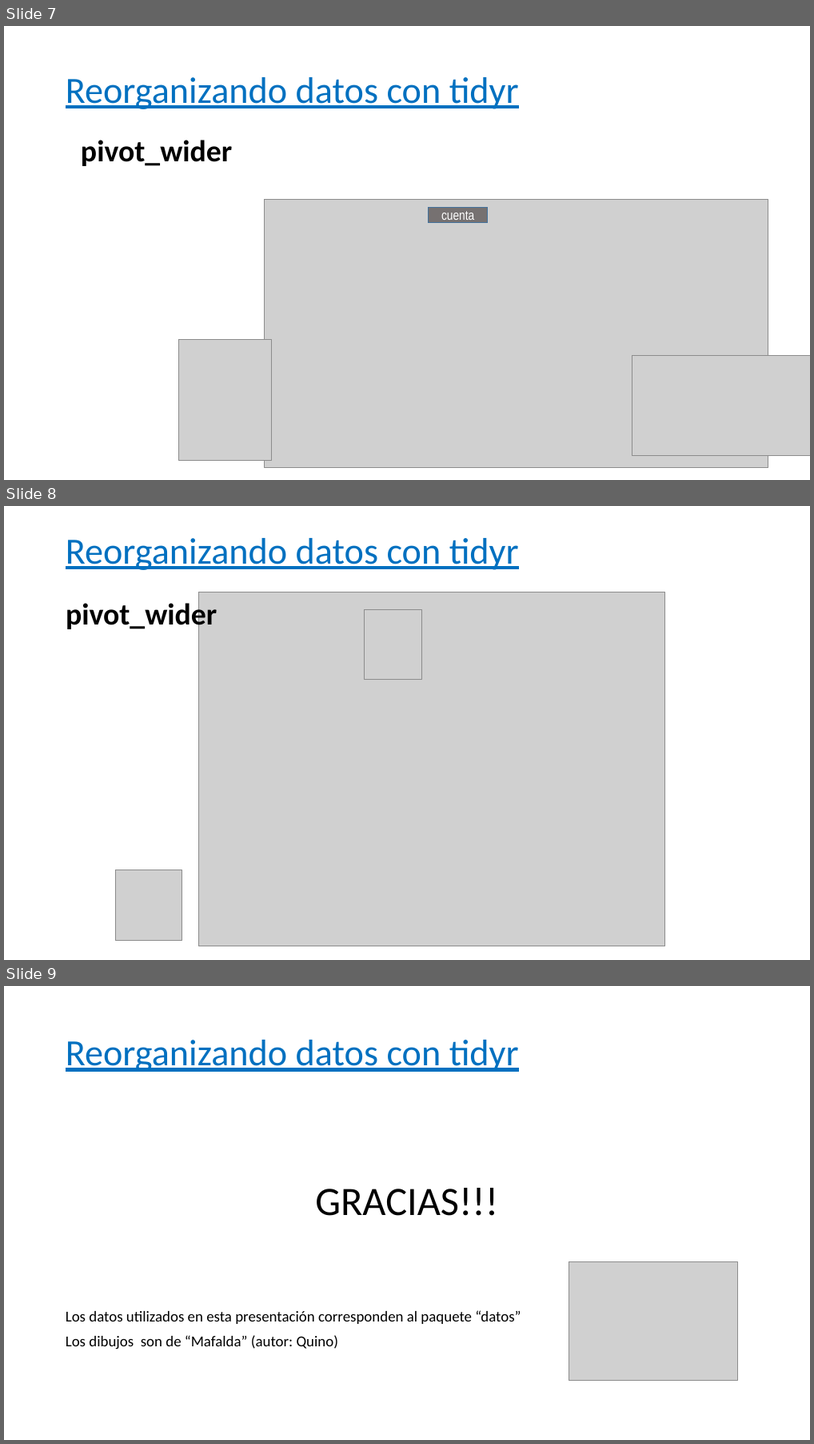
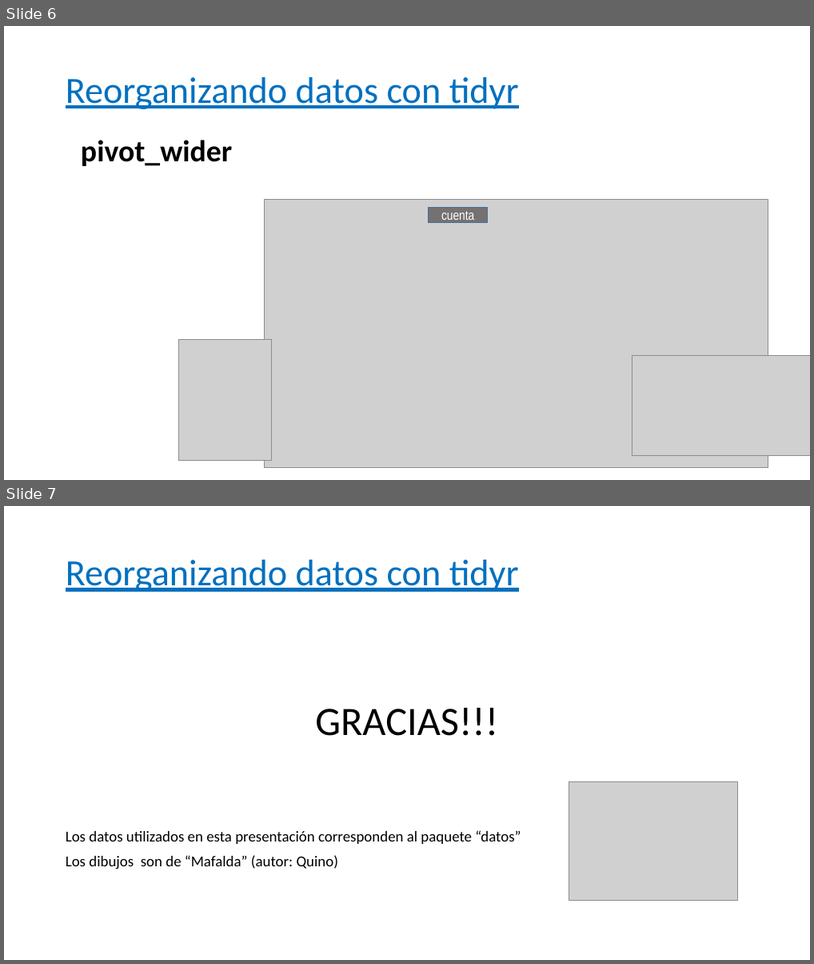
Before and after one commit to monialo2000/Teaching_Exam, a slide deck: Reorganizando datos con Tidyr.pptx. Shown one above the other, each under a label of ours: slides 7, 8 and 9 before the commit, slides 6 and 7 after it. The pictures are 814x1444 and 814x964 pixels, drawn with LibreOffice and Linux fonts; fonts in the diff are those of the drawing; grey boxes stand for pictures. Boxes give left, top, right and bottom in pixels: in the first picture for what was removed or moved away, otherwise in the second. Text is boxed around its words. In the diff, an @@ line names an element or a change of style, - is before the commit and + after.

```diff
--- a/Reorganizando datos con Tidyr.pptx
+++ b/Reorganizando datos con Tidyr.pptx
@@ slide 8 removed at [4, 506, 810, 960], background #FFFFFF @@
@@ title removed at [66, 538, 519, 570] @@
-Reorganizando datos con tidyr
@@ text removed at [66, 600, 217, 632] @@
-pivot_wider
@@ picture removed at [198, 592, 666, 946] @@
@@ picture removed at [365, 609, 422, 679] @@
@@ picture removed at [115, 870, 182, 940] @@
@@ what was slide 7 is now slide 6 @@
@@ what was slide 9 is now slide 7 @@
```
Also in this commit, not shown: 1 other slide removed, 4 other files.
